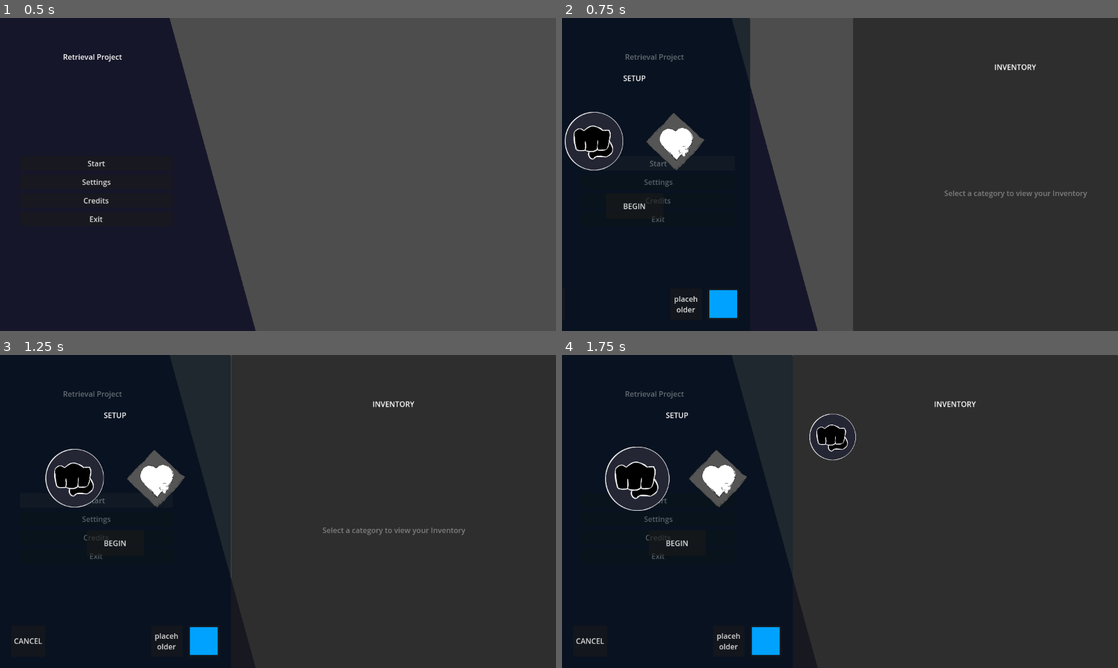
Above: before the commit, frames 1-4 (two rows, left to right).
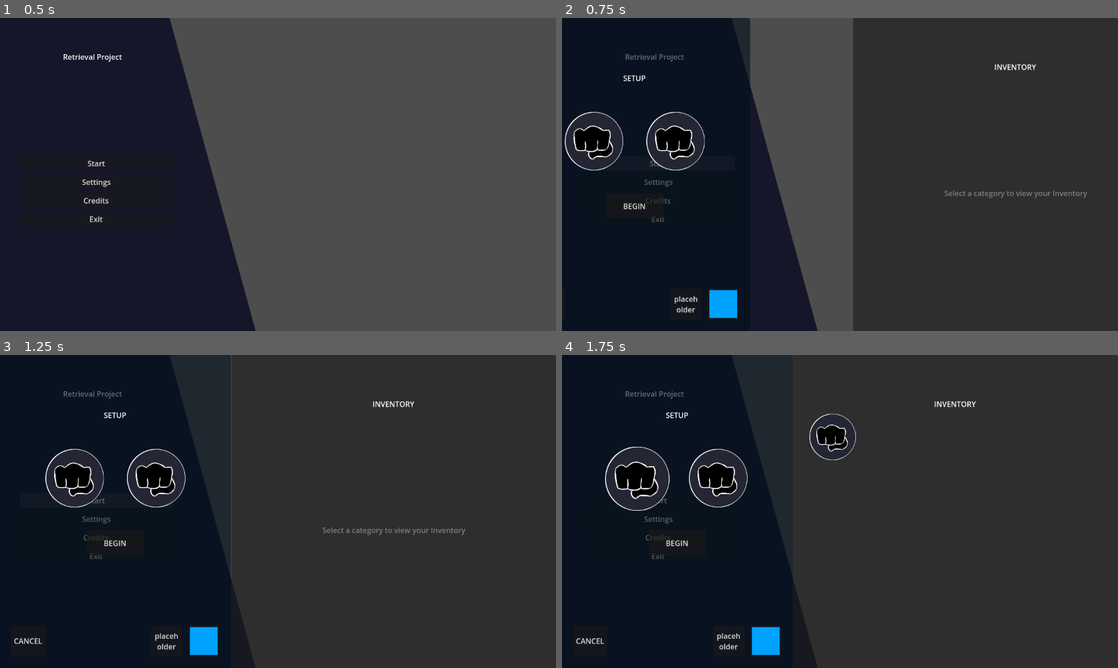
Above: after the commit, the same moments.

Repository: Normai11/gracearena
Game: Godot game, scene res://Scenes/Menus/Main/MainMenu.tscn
Same seed, same stepped clock (60 frames per second), same inputs: the game is played once before the commit and once after it. The engine's default icon, where the game draws it, is replaced by a stand-in: a white triangle on a blue panel in a dark square.
Inputs:
- Up to frame 1 (0.5 s): no input
- Up to frame 2 (0.75 s): click "Start" at 0.5 s
- Up to frame 3 (1.25 s): no input
- Up to frame 4 (1.75 s): click "Start" at 1.25 s

Frame 1 is identical in both runs. In frame 2, 1.4% of the frame differs, in the area x 15-26%, y 30-49%; in frame 3, 1.4%; in frame 4, 1.5%, in the area x 22-34%, y 30-49%.
Error after the commit: Invalid access of index '0' on a base object of type: 'Array'. (res://Scripts/Menus/Main/setupMenu.gd:88)

Commit message:
one million textures + CHAIN LINK ABILITY!!!!!!1WOOOOOOOOOOOOOOOOOOOO
best updat ever

Diff:
--- a/Scenes/Abilities/103.tscn
+++ b/Scenes/Abilities/103.tscn
@@ -7,7 +7,7 @@
 
 [node name="Ram" type="Node"]
 script = ExtResource("1_rbi0k")
-speedCap = 1300.0
+speedCap = 2300.0
 ramPierce = 3
 abName = "Ram"
 abilityID = 103
--- /dev/null
+++ b/Scenes/Abilities/104.tscn
@@ -0,0 +1,21 @@
+[gd_scene load_steps=2 format=3 uid="uid://y6uphkds325v"]
+
+[ext_resource type="Script" uid="uid://bi18itl6csmog" path="res://Scripts/Abilities/abChain.gd" id="1_iimpc"]
+
+[node name="chainLink" type="Node"]
+script = ExtResource("1_iimpc")
+reelLength = 350.0
+abName = "Chain Link"
+abilityID = 104
+function = 1
+duration = 1.0
+cooldown = 25.0
+endlag = 0.5
+
+[node name="durTimer" type="Timer" parent="."]
+one_shot = true
+
+[node name="chainReel" type="RayCast2D" parent="."]
+target_position = Vector2(20, 0)
+collision_mask = 4
+hit_from_inside = true
--- a/Scenes/Menus/Main/inputButton.tscn
+++ b/Scenes/Menus/Main/inputButton.tscn
@@ -90,27 +90,43 @@
 expand_mode = 1
 
 [node name="Perk" type="Control" parent="."]
-custom_minimum_size = Vector2(48, 48)
+custom_minimum_size = Vector2(56, 56)
 anchors_preset = 0
-offset_right = 48.0
-offset_bottom = 48.0
+offset_right = 56.0
+offset_bottom = 56.0
 
 [node name="Image" type="TextureRect" parent="Perk"]
-layout_mode = 0
-offset_left = -8.0
-offset_top = -8.0
-offset_right = 56.0
-offset_bottom = 56.0
+layout_mode = 1
+anchors_preset = 8
+anchor_left = 0.5
+anchor_top = 0.5
+anchor_right = 0.5
+anchor_bottom = 0.5
+offset_left = -36.0
+offset_top = -36.0
+offset_right = 36.0
+offset_bottom = 36.0
+grow_horizontal = 2
+grow_vertical = 2
 rotation = 0.785398
-pivot_offset = Vector2(32, 32)
+pivot_offset = Vector2(36, 36)
 texture = ExtResource("2_eqe06")
 expand_mode = 1
 
 [node name="perkCooldown" type="RichTextLabel" parent="Perk"]
 z_index = 1
-layout_mode = 0
-offset_right = 48.0
-offset_bottom = 48.0
+layout_mode = 1
+anchors_preset = 8
+anchor_left = 0.5
+anchor_top = 0.5
+anchor_right = 0.5
+anchor_bottom = 0.5
+offset_left = -24.0
+offset_top = -24.0
+offset_right = 24.0
+offset_bottom = 24.0
+grow_horizontal = 2
+grow_vertical = 2
 rotation = 0.785398
 pivot_offset = Vector2(24, 24)
 theme_override_font_sizes/normal_font_size = 16
--- a/Scenes/Menus/inGame/playerGUI.tscn
+++ b/Scenes/Menus/inGame/playerGUI.tscn
@@ -241,6 +241,21 @@
 &"wiggle": SubResource("Animation_6l8oc")
 }
 
+[sub_resource type="Animation" id="Animation_khnq4"]
+length = 0.001
+tracks/0/type = "value"
+tracks/0/imported = false
+tracks/0/enabled = true
+tracks/0/path = NodePath(".:frame")
+tracks/0/interp = 1
+tracks/0/loop_wrap = true
+tracks/0/keys = {
+"times": PackedFloat32Array(0),
+"transitions": PackedFloat32Array(1),
+"update": 1,
+"values": [0]
+}
+
 [sub_resource type="Animation" id="Animation_cqrjx"]
 resource_name = "loop"
 length = 0.8
@@ -256,21 +271,6 @@
 "transitions": PackedFloat32Array(1, 1),
 "update": 1,
 "values": [0, 1]
-}
-
-[sub_resource type="Animation" id="Animation_khnq4"]
-length = 0.001
-tracks/0/type = "value"
-tracks/0/imported = false
-tracks/0/enabled = true
-tracks/0/path = NodePath(".:frame")
-tracks/0/interp = 1
-tracks/0/loop_wrap = true
-tracks/0/keys = {
-"times": PackedFloat32Array(0),
-"transitions": PackedFloat32Array(1),
-"update": 1,
-"values": [0]
 }
 
 [sub_resource type="AnimationLibrary" id="AnimationLibrary_utp2y"]
--- /dev/null
+++ b/Scenes/Objects/chainProjectile.tscn
@@ -0,0 +1,39 @@
+[gd_scene load_steps=4 format=3 uid="uid://c2ve5tlae2hub"]
+
+[ext_resource type="Script" uid="uid://d31hp2vn54vf6" path="res://Scripts/Objects/chainProjectile.gd" id="1_4xbvy"]
+[ext_resource type="Texture2D" uid="uid://bgcvio3c5ygos" path="res://icon.svg" id="1_n1fy8"]
+
+[sub_resource type="CircleShape2D" id="CircleShape2D_4xbvy"]
+radius = 22.5
+
+[node name="chainProjectile" type="CharacterBody2D"]
+collision_layer = 0
+script = ExtResource("1_4xbvy")
+maxHit = -1
+
+[node name="Sprite" type="TextureRect" parent="."]
+anchors_preset = 8
+anchor_left = 0.5
+anchor_top = 0.5
+anchor_right = 0.5
+anchor_bottom = 0.5
+offset_left = -23.0
+offset_top = -23.0
+offset_right = 23.0
+offset_bottom = 23.0
+grow_horizontal = 2
+grow_vertical = 2
+texture = ExtResource("1_n1fy8")
+expand_mode = 1
+
+[node name="collision" type="CollisionShape2D" parent="."]
+shape = SubResource("CircleShape2D_4xbvy")
+
+[node name="killzone" type="Area2D" parent="."]
+collision_layer = 0
+collision_mask = 4
+
+[node name="shape" type="CollisionShape2D" parent="killzone"]
+shape = SubResource("CircleShape2D_4xbvy")
+
+[connection signal="body_entered" from="killzone" to="." method="_killzone_detect"]
--- a/Scenes/Objects/timeDoor.tscn
+++ b/Scenes/Objects/timeDoor.tscn
@@ -6,7 +6,7 @@
 size = Vector2(36, 122)
 
 [sub_resource type="RectangleShape2D" id="RectangleShape2D_sxsni"]
-size = Vector2(146, 88)
+size = Vector2(100, 88)
 
 [node name="timeDoor" type="StaticBody2D"]
 script = ExtResource("1_sxsni")
--- a/Scenes/test_stage.tscn
+++ b/Scenes/test_stage.tscn
@@ -45,9 +45,16 @@
 [node name="CollisionShape2D" type="CollisionShape2D" parent="mainplatform4"]
 shape = SubResource("RectangleShape2D_3gk40")
 
+[node name="mainplatform6" type="StaticBody2D" parent="."]
+position = Vector2(2813, 1022)
+
+[node name="CollisionShape2D" type="CollisionShape2D" parent="mainplatform6"]
+shape = SubResource("RectangleShape2D_3gk40")
+
 [node name="mainplatform5" type="StaticBody2D" parent="."]
-position = Vector2(655, 170)
+position = Vector2(655, -22)
 rotation = 1.5708
+scale = Vector2(2, 1)
 
 [node name="CollisionShape2D" type="CollisionShape2D" parent="mainplatform5"]
 shape = SubResource("RectangleShape2D_s221r")
@@ -106,5 +113,18 @@
 [node name="infectPatroller7" parent="." instance=ExtResource("3_s221r")]
 position = Vector2(3124, 433)
 
+[node name="infectPatroller8" parent="." instance=ExtResource("3_s221r")]
+position = Vector2(2391, 888)
+health = 34.0
+
+[node name="infectPatroller9" parent="." instance=ExtResource("3_s221r")]
+position = Vector2(2644, 883)
+
+[node name="infectPatroller10" parent="." instance=ExtResource("3_s221r")]
+position = Vector2(2897, 888)
+
+[node name="infectPatroller11" parent="." instance=ExtResource("3_s221r")]
+position = Vector2(3165, 893)
+
 [node name="timeDoor" parent="." instance=ExtResource("4_qm2tv")]
 position = Vector2(601, 423)
--- /dev/null
+++ b/Scripts/Abilities/abChain.gd
@@ -0,0 +1,75 @@
+extends abilityTemp
+
+@onready var chain = $chainReel
+@onready var timer = $durTimer
+@onready var projectile = preload("res://Scenes/Objects/chainProjectile.tscn")
+
+@export var reelLength : float = 300.0
+@export var reelTime : float = 0.3
+## Duration IN FRAMES
+@export var reelDuration : int = 12
+var currentDur : int
+@export var grabCooldown : float = 2.5
+
+var chainGrabbed : bool = false
+var chainDamage : float = 0.0
+
+func _ready() -> void:
+	timer.wait_time = duration
+	print("Loaded!")
+
+func _physics_process(delta: float) -> void:
+	chain.target_position.x = reelLength * player.direction
+	chain.position = player.position
+	if timer.time_left > 0:
+		chain.enabled = true
+		if chain.is_colliding() && currentDur <= 0:
+			var target = chain.get_collider()
+			body_check(target)
+			currentDur += 999
+			chain.enabled = false
+		currentDur -= 1
+
+func free_chain() -> void:
+	abDisplay.refresh_texture()
+	timer.emit_signal("timeout")
+
+func _ability_activate():
+	player._start_endlag(endlag + duration)
+	currentDur = reelDuration
+	if chainGrabbed:
+		abDisplay.altPath = ""
+		chainGrabbed = false
+		_end_cooldown()
+		throw_object()
+		abDisplay.refresh_texture()
+		return
+	player.moveType = function
+	timer.start()
+	await(timer.timeout)
+	_end_cooldown()
+
+func throw_object() -> void:
+	var object = projectile.instantiate()
+	object.startingPos = Vector2(player.position.x + 32, player.position.y)
+	object.direction = player.direction
+	object.dmg = chainDamage
+	player.get_parent().add_child(object)
+
+func _end_cooldown():
+	timer.stop()
+	player.moveType = funcType.CONTINUE
+	if chainGrabbed:
+		abDisplay._start_cooldown(grabCooldown)
+	else:
+		abDisplay._start_cooldown(cooldown)
+
+func body_check(body: Node) -> void:
+	#print(body)
+	if body is Enemy:
+		#body.position = Vector2(player.position.x - 30, player.position.y)
+		body.reeling(player.position, reelTime)
+		body.unchained.connect(free_chain)
+		chainGrabbed = true
+		abDisplay.altPath = "res://Sprites/Abilities/ab104ALT.png"
+		chainDamage = body.health
--- a/Scripts/Abilities/abDash.gd
+++ b/Scripts/Abilities/abDash.gd
@@ -19,6 +19,7 @@
 	_end_cooldown()
 
 func _end_cooldown():
+	#player.coyoteframe = 0
 	player.moveType = funcType.CONTINUE
 	side_effect()
 	timer.stop()
--- a/Scripts/Abilities/abRam.gd
+++ b/Scripts/Abilities/abRam.gd
@@ -6,17 +6,21 @@
 var kills : int = 0
 var cancelled : bool = false
 
+var originalGrav : float
+
 @onready var timer = $durTimer
 @onready var hurtbox = $hurtbox
 @onready var collision = $hurtbox/size
 
 func _ready() -> void:
 	print(abilitySlot)
+	abDisplay.abButton.toggle_mode = true
 	timer.wait_time = duration
 	collision.disabled = true
 	print("Loaded!")
 
 func _physics_process(delta: float) -> void:
+	$crashCheck.position = player.position
 	hurtbox.position = player.position
 	if player.direction != 0:
 		if player.direction == 1:
@@ -26,8 +30,10 @@
 	if timer.time_left > 0:
 		var velocityWeight : float = delta * (player.accel if player.moveNode.get_movement_input() else player.friction)
 		player.velocity.x = lerp(player.velocity.x, player.direction * currentSpeed, velocityWeight)
-		player.move_and_slide()
-		$crashCheck.position = player.position
+		if player.velocity.y > 0:
+			player.gravity = originalGrav * 1.5
+		else:
+			player.gravity = originalGrav
 		if $crashCheck.is_colliding():
 			timer.emit_signal("timeout")
 			player.velocity.y = -1300
@@ -36,26 +42,27 @@
 			player.stun(-player.direction, speedCap / 3)
 			player.move_and_slide()
 		if abilitySlot == 0:
-			if !Input.is_action_pressed("primary"):
+			if !Input.is_action_pressed("primary") && !abDisplay.abButton.button_pressed:
 				cancelled = true
 				timer.emit_signal("timeout")
 		elif abilitySlot == 1:
-			if !Input.is_action_pressed("secondary"):
+			if !Input.is_action_pressed("secondary") && !abDisplay.abButton.button_pressed:
 				cancelled = true
 				timer.emit_signal("timeout")
 		elif abilitySlot == 2:
-			if !Input.is_action_pressed("tertiary"):
+			if !Input.is_action_pressed("tertiary") && !abDisplay.abButton.button_pressed:
 				cancelled = true
 				timer.emit_signal("timeout")
 		elif abilitySlot == 3:
-			if !Input.is_action_pressed("quarternary"):
+			if !Input.is_action_pressed("quarternary") && !abDisplay.abButton.button_pressed:
 				cancelled = true
 				timer.emit_signal("timeout")
 
 func _ability_activate():
 	$crashCheck.target_position.x = 25 * player.direction
-	player.friction = 1
-	player.accel = 1
+	player.friction = 2
+	player.accel = 2
+	originalGrav = player.gravity
 	timer.start()
 	collision.disabled = false
 	player._start_endlag(endlag + duration)
@@ -67,6 +74,7 @@
 
 func _end_cooldown():
 	timer.stop()
+	abDisplay.abButton.button_pressed = false
 	abDisplay._start_cooldown(cooldown)
 	collision.set_deferred("disabled", true)
 	player._start_endlag(1)
@@ -86,6 +94,7 @@
 			player.move_and_slide()
 
 func side_effect() -> void:
+	player.gravity = originalGrav
 	if 1 == 1:
 	#if !cancelled:
 		var tween = get_tree().create_tween()
@@ -97,3 +106,4 @@
 	var timer = get_tree().create_timer(0.3)
 	await timer.timeout
 	player.moveType = funcType.CONTINUE
+	kills = 0
--- a/Scripts/Abilities/abilityTemp.gd
+++ b/Scripts/Abilities/abilityTemp.gd
@@ -15,20 +15,31 @@
 }
 
 @export_category("Identity")
-@export var abName : String ## The name that will be displayed for the ability.
-@export var player : CharacterBody2D ## Player node. Is set automatically when added to the player.
-@export var abDisplay : Control ## The GUI node that displays information about this ability.
-@export var abilityID : int ## The ability's ID according to its file path/name.
-@export var function = funcType.CONTINUE ## Player's movement setting upon this ability's activation.
+## The name that will be displayed for the ability.
+@export var abName : String
+## Player node. Is set automatically when added to the player.
+@export var player : CharacterBody2D
+## The GUI node that displays information about this ability.
+@export var abDisplay : Control
+## The ability's ID according to its file path/name.
+@export var abilityID : int
+## Player's movement setting upon this ability's activation.
+@export var function = funcType.CONTINUE
 var abilitySlot : int
 
 @export_category("Ability")
-@export var holdAbility : bool = false ## If true, this ability keybind must be held in order to function.
-@export var onCooldown : bool ## If true, this ability will not be able to be used until the cooldown is off.
-@export var dmg : float ## The amount of damage the ability inflicts on enemies if the ability has a hitbox.
-@export var duration : float ## The ability's lifespan.
-@export var cooldown : float ## The amount of time the ability must wait before being used again.
-@export var endlag : float ## The amount of time the player must wait before using another ability.
+## If true, this ability keybind must be held in order to function.
+@export var holdAbility : bool = false
+## If true, this ability will not be able to be used until the cooldown is off.
+@export var onCooldown : bool
+## The amount of damage the ability inflicts on enemies if the ability has a hitbox.
+@export var dmg : float
+## The ability's lifespan.
+@export var duration : float
+## The amount of time the ability must wait before being used again.
+@export var cooldown : float
+## The amount of time the player must wait before using another ability.
+@export var endlag : float
 
 func _ready() -> void:
 	print("Loaded!")
--- a/Scripts/Characters/Enemies/basicPatroller.gd
+++ b/Scripts/Characters/Enemies/basicPatroller.gd
@@ -4,7 +4,7 @@
 	MOVING,
 	TURNING,
 	STUNNED,
-	HIT
+	HIT,
 }
 
 @onready var edge = $edgeDetect
@@ -15,8 +15,40 @@
 
 var tween : Tween
 var state = States.MOVING
+var distFrame : float = 0.0
+var reelPos : float = 0.0
+
+func reeling(position : Vector2, duration : float) -> void:
+	isReeling = true
+	distFrame = (bodyRef.position.x - position.x) / duration
+	reelPos = position.x
 
 func _physics_process(delta: float) -> void:
+	if isReeling:
+		$Hurtbox/CollisionShape2D.disabled = true
+	else:
+		$Hurtbox/CollisionShape2D.disabled = false
+
+	if isReeling:
+		#print(sign(distFrame))
+		if sign(distFrame) == 1:
+			if bodyRef.position.x >= reelPos:
+				bodyRef.velocity.x = -distFrame
+				bodyRef.move_and_slide()
+			else:
+				unchained.emit()
+				isReeling = false
+				queue_free()
+		else:
+			if bodyRef.position.x <= reelPos:
+				bodyRef.velocity.x = -distFrame
+				bodyRef.move_and_slide()
+			else:
+				unchained.emit()
+				isReeling = false
+				queue_free()
+		return
+
 	if !edge.is_colliding() or wall.is_colliding() && bodyRef.is_on_floor():
 		turn(turnDur, States.TURNING, -direction)
 	if state == States.MOVING:
--- a/Scripts/Characters/Enemies/enemyTemp.gd
+++ b/Scripts/Characters/Enemies/enemyTemp.gd
@@ -1,5 +1,6 @@
 class_name Enemy
 extends Node
+signal unchained
 
 @export_category("Identity")
 @export var bodyRef : CharacterBody2D
@@ -12,4 +13,5 @@
 @export var dmg : float = 12.0
 @export var direction : int = 1
 
+var isReeling : bool = false
 var gravity = ProjectSettings.get_setting("physics/2d/default_gravity")
--- /dev/null
+++ b/Scripts/Characters/Enemies/stoplyte.gd
@@ -0,0 +1,9 @@
+extends Node2D
+
+@export var minInterval : float = 0.5
+@export var maxInterval : float = 1.5
+
+var tween : Tween
+
+func _ready() -> void:
+	pass
--- a/Scripts/Characters/player.gd
+++ b/Scripts/Characters/player.gd
@@ -65,7 +65,7 @@
 
 	for item in DataStore.playerData["Actives"]:
 		var child = abButtonRef.instantiate()
-		var abFuncRef = load(DataStore.abilityPaths[str(int(item))])
+		var abFuncRef = load(DataStore.abilityPaths[int(item)])
 		var vessel = abFuncRef.instantiate()
 		abilities.append(int(item))
 
@@ -89,7 +89,7 @@
 		#endregion
 
 	for item in DataStore.playerData["Passives"]:
-		var abFuncRef = load(DataStore.abilityPaths[str(int(item))])
+		var abFuncRef = load(DataStore.abilityPaths[int(item)])
 		var vessel = abFuncRef.instantiate()
 		var child = abButtonRef.instantiate()
 		passives.append(int(item))
@@ -122,7 +122,7 @@
 	onLag = false
 
 func _input(_event: InputEvent) -> void:
-	if !onLag:
+	if !onLag && !stunned:
 		if Input.is_action_just_pressed("primary"):
 			trigger_ability(abilities[0])
 		if Input.is_action_just_pressed("secondary"):
--- a/Scripts/Menus/Main/abilitybutton.gd
+++ b/Scripts/Menus/Main/abilitybutton.gd
@@ -22,8 +22,19 @@
 var inputName : String = "Placeholder"
 var promptID : int = 0
 var hold : bool = false
+var altPath : String = ""
 
 var promptkeybind : Array = ["Z", "X", "C", "A"]
+
+func refresh_texture() -> void:
+	var path = "res://Sprites/Abilities/ab" + str(int(inputID)) + ".png"
+	if FileAccess.file_exists(path):
+		abButton.get_child(0).texture = load(path)
+		perkBase.get_child(0).texture = load(path)
+	if altPath != "":
+		if FileAccess.file_exists(altPath):
+			abButton.get_child(0).texture = load(altPath)
+			perkBase.get_child(0).texture = load(altPath)
 
 func _ready() -> void:
 	var path = "res://Sprites/Abilities/ab" + str(int(inputID)) + ".png"
--- /dev/null
+++ b/Scripts/Objects/chainProjectile.gd
@@ -0,0 +1,25 @@
+extends CharacterBody2D
+
+var startingPos : Vector2 = Vector2.ZERO
+
+@export var maxHit : int = 2
+var hits : int = 0
+@export var speed : float = 1000.0
+@export var direction : int = 1
+@export var dmg : float = 50.0
+
+func _ready() -> void:
+	position = startingPos
+
+func _physics_process(delta: float) -> void:
+	velocity.x = speed * direction
+	move_and_slide()
+	if is_on_wall():
+		queue_free()
+
+func _killzone_detect(body: Node) -> void:
+	if body is Enemy:
+		body.damage_by(dmg, direction)
+		hits += 1
+		if hits == maxHit:
+			queue_free()
--- a/Scripts/dataStore.gd
+++ b/Scripts/dataStore.gd
@@ -9,9 +9,9 @@
 }
 
 @export var playerData = {
-	"Inventory" : [100, 0],
+	"Inventory" : [100],
 	"Actives" : [100],
-	"Passives" : [0]
+	"Passives" : []
 }
 
 @export var RUNDATA = {
@@ -22,12 +22,13 @@
 }
 
 @export var abilityPaths = {
-	"2" : "res://Scenes/Abilities/Perks/2.tscn",
-	"3" : "res://Scenes/Abilities/Perks/3.tscn",
-	"4" : "res://Scenes/Abilities/Perks/4.tscn",
-	"5" : "res://Scenes/Abilities/Perks/5.tscn",
-	"100" : "res://Scenes/Abilities/100.tscn",
-	"101" : "res://Scenes/Abilities/101.tscn",
-	"102" : "res://Scenes/Abilities/102.tscn",
-	"103" : "res://Scenes/Abilities/103.tscn"
+	2 : "res://Scenes/Abilities/Perks/2.tscn",
+	3 : "res://Scenes/Abilities/Perks/3.tscn",
+	4 : "res://Scenes/Abilities/Perks/4.tscn",
+	5 : "res://Scenes/Abilities/Perks/5.tscn",
+	100 : "res://Scenes/Abilities/100.tscn",
+	101 : "res://Scenes/Abilities/101.tscn",
+	102 : "res://Scenes/Abilities/102.tscn",
+	103 : "res://Scenes/Abilities/103.tscn",
+	104 : "res://Scenes/Abilities/104.tscn"
 }
Not shown, added: Scripts/Abilities/abChain.gd.uid
Not shown, added: Scripts/Characters/Enemies/stoplyte.gd.uid
Not shown, added: Scripts/Objects/chainProjectile.gd.uid
Binary file changed: Sprites/Abilities/ab0.png
Binary file changed: Sprites/Abilities/ab1.png
Binary file added: Sprites/Abilities/ab102.png
Not shown, added: Sprites/Abilities/ab102.png.import
Binary file added: Sprites/Abilities/ab103.png
Not shown, added: Sprites/Abilities/ab103.png.import
Binary file added: Sprites/Abilities/ab104.png
Not shown, added: Sprites/Abilities/ab104.png.import
Binary file added: Sprites/Abilities/ab104ALT.png
(and 8 more such lines)
